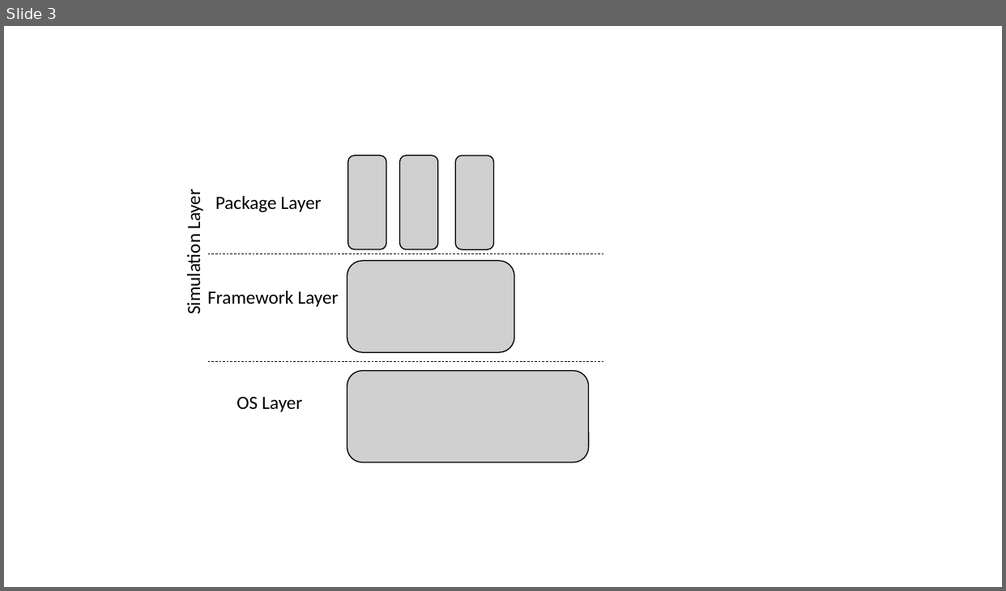
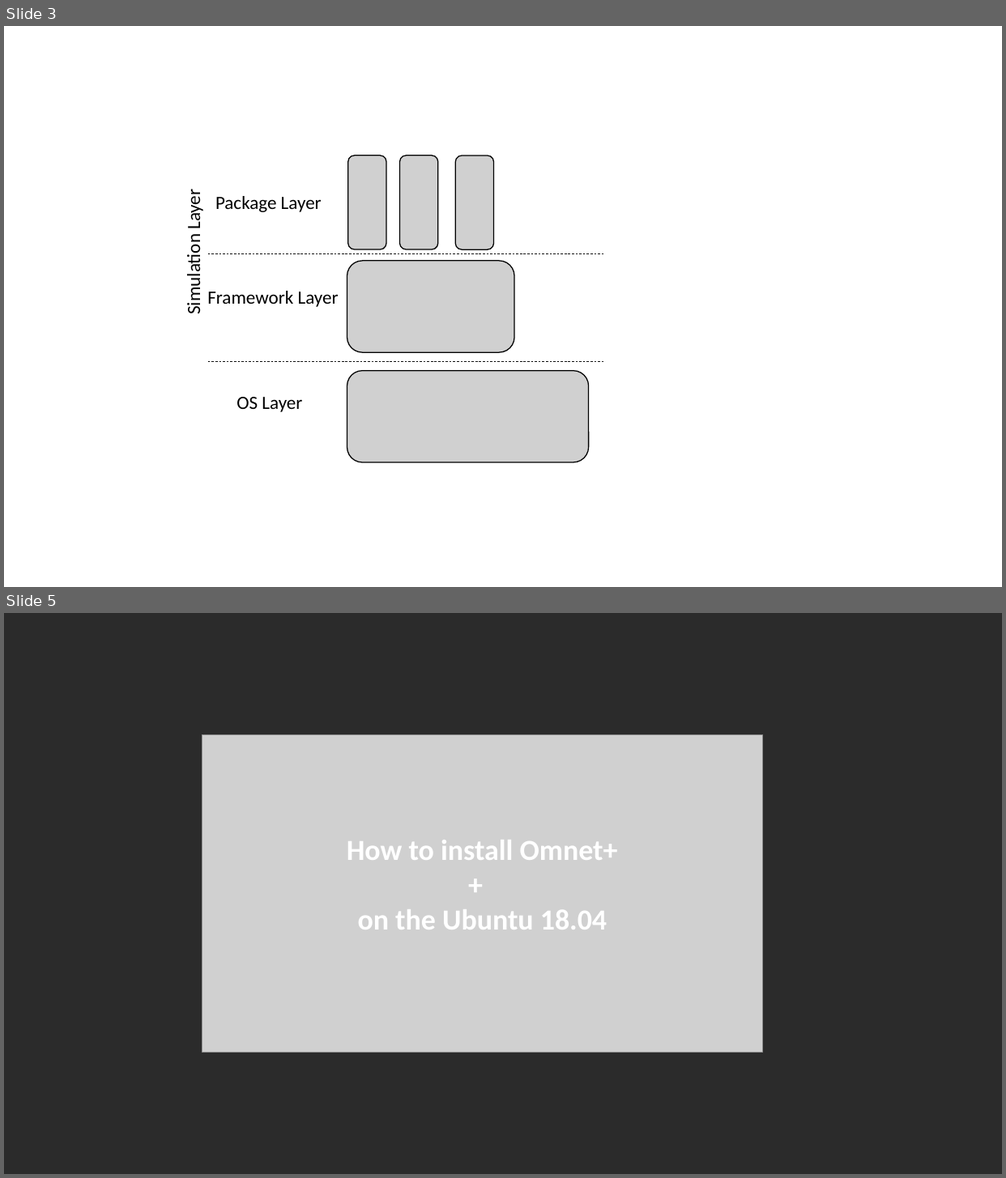
Before and after one commit to routinestation/SimuLTE_Installation, a slide deck: Pictures/Presentation1.pptx. Shown one above the other, each under a label of ours: slide 3 before the commit, slides 3 and 5 after it; the slides between them are not shown. The pictures are 1006x591 and 1006x1178 pixels, drawn with LibreOffice and Linux fonts; fonts in the diff are those of the drawing; grey boxes stand for pictures; background and template pictures are left out; a plain dark background stands for a picture behind light text. Boxes give left, top, right and bottom in pixels: in the first picture for what was removed or moved away, otherwise in the second. Text is boxed around its words. In the diff, an @@ line names an element or a change of style, - is before the commit and + after.

```diff
--- a/Pictures/Presentation1.pptx
+++ b/Pictures/Presentation1.pptx
@@ slide 5 added at (x1=4, y1=613, x2=1002, y2=1174), background picture (left out) @@
@@ picture added at (x1=202, y1=735, x2=762, y2=1053) @@
@@ text added at (x1=347, y1=840, x2=618, y2=930), 28 pt, text #FFFFFF, bold @@
+How to install Omnet++
+on the Ubuntu 18.04
```
Also in this commit, not shown: 2 other slides added, 3 other files.
